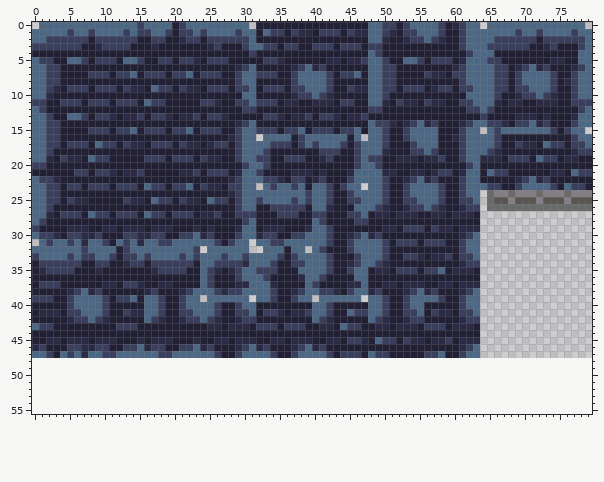
Sprite sheet, stored at Assets/tileset.png. The picture above was drawn from the file before the commit.
The file is 80x48 pixels. The old version is drawn lined up with the new one, on the new canvas.
The result:
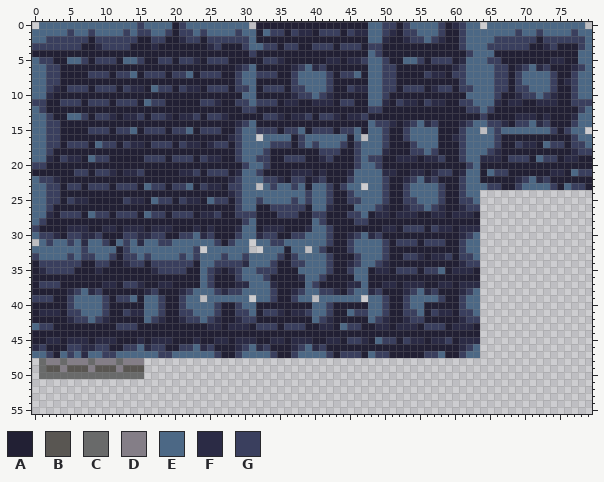
Palette (. is transparent): A #222034  B #595652  C #696a6a  D #847e87  E #4c6885  F #2b2b45  G #3a3f5e
What changed:
canvas 80x48 -> 80x56
There is now colour B in row 49 at x 2 to 3, 5 to 7, 9 to 11 and 13 to 15.
There is now colour C in row 48 at x 1, 4, 8 and 12; in row 49 at x 1; in row 50 at x 1 to 15.
There is now colour D in row 48 at x 2 to 3, 5 to 7, 9 to 11 and 13 to 15; in row 49 at x 4, 8 and 12.
The author cleared colour B in row 25 at x 66 to 67, 69 to 71, 73 to 75 and 77 to 79.
The author cleared colour C in row 24 at x 65, 68, 72 and 76; in row 25 at x 65; in row 26 at x 65 to 79.
The author cleared colour D in row 24 at x 66 to 67, 69 to 71, 73 to 75 and 77 to 79; in row 25 at x 68, 72 and 76.
Where, in picture pixels (left, top, right, bottom), the same in both pictures:
erased: (487, 190, 592, 211)
added: (39, 358, 144, 379)
